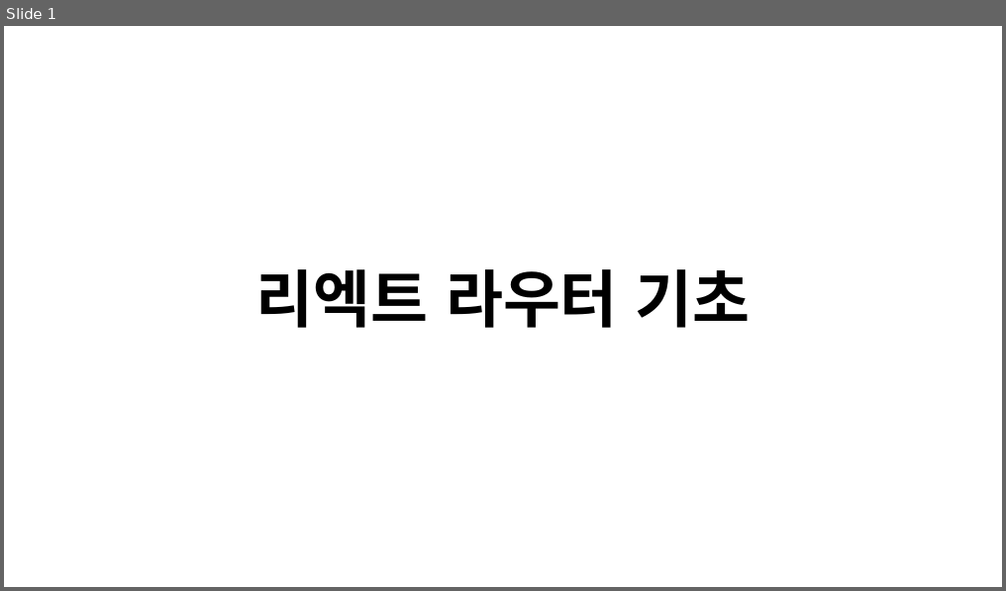
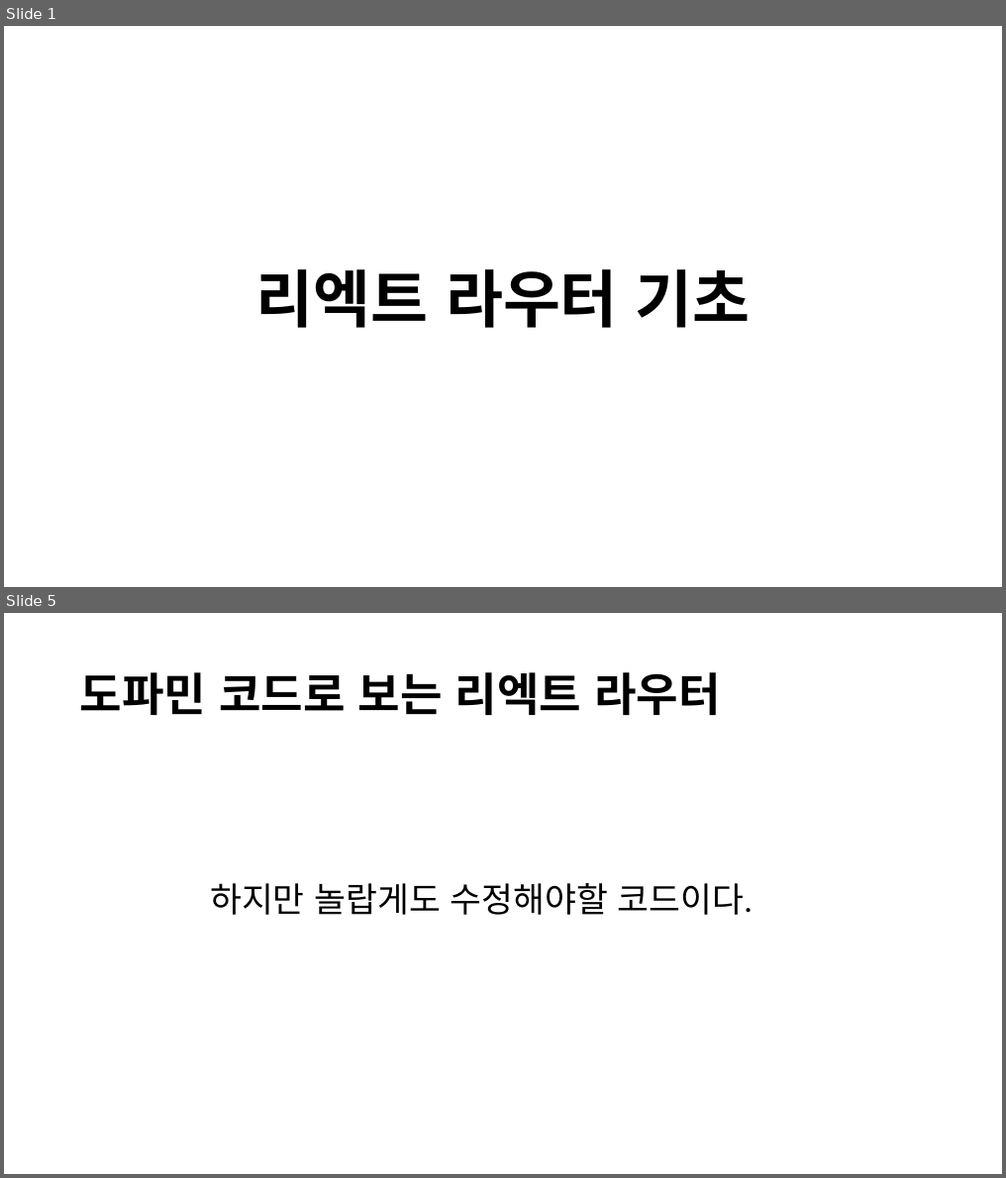
Before and after one commit to Profitah/DoFarming_DOC, a slide deck: 웹관련/리엑트 라우터 기초.pptx. Shown one above the other, each under a label of ours: slide 1 before the commit, slides 1 and 5 after it; the slides between them are not shown. The pictures are 1006x591 and 1006x1178 pixels, drawn with LibreOffice and Linux fonts; fonts in the diff are those of the drawing. Boxes give left, top, right and bottom in pixels: in the first picture for what was removed or moved away, otherwise in the second. Text is boxed around its words. In the diff, an @@ line names an element or a change of style, - is before the commit and + after.

Commit message:
리엑트 라우터 v2

```diff
--- a/웹관련/리엑트 라우터 기초.pptx
+++ b/웹관련/리엑트 라우터 기초.pptx
@@ slide 5 added at [4, 613, 1002, 1174], background #FFFFFF @@
@@ title added at [80, 672, 720, 715], 44 pt, text #000000, bold @@
+도파민 코드로 보는 리엑트 라우터
@@ text added at [210, 883, 752, 915], 33 pt, text #000000 @@
+하지만 놀랍게도 수정해야할 코드이다.
```
Also in this commit, not shown: 3 slides changed, 5 other slides added, 5 other files.
